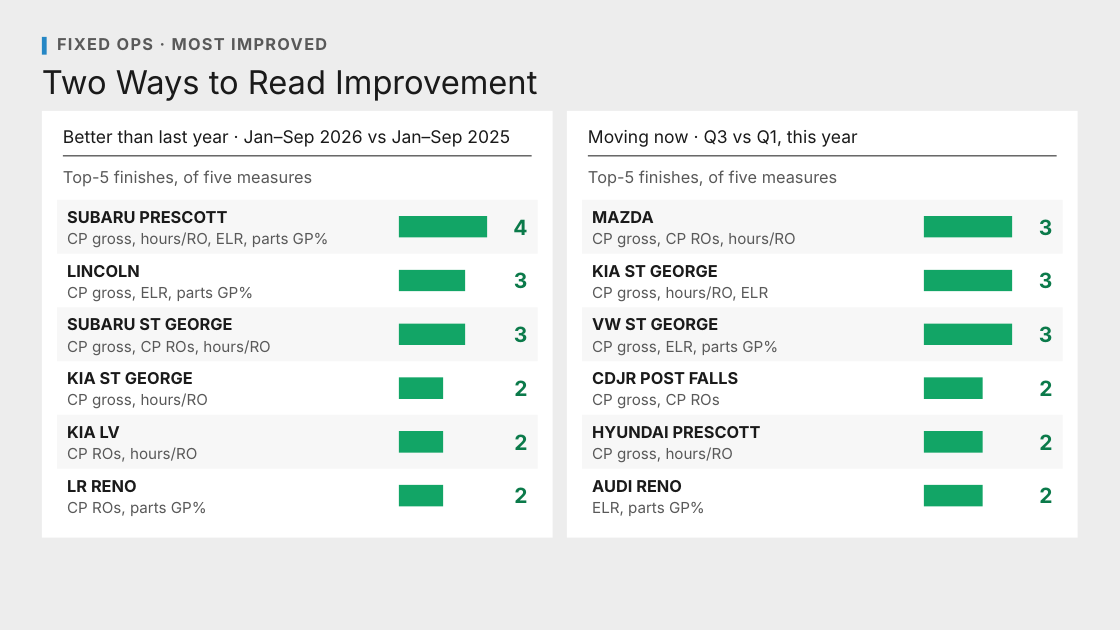
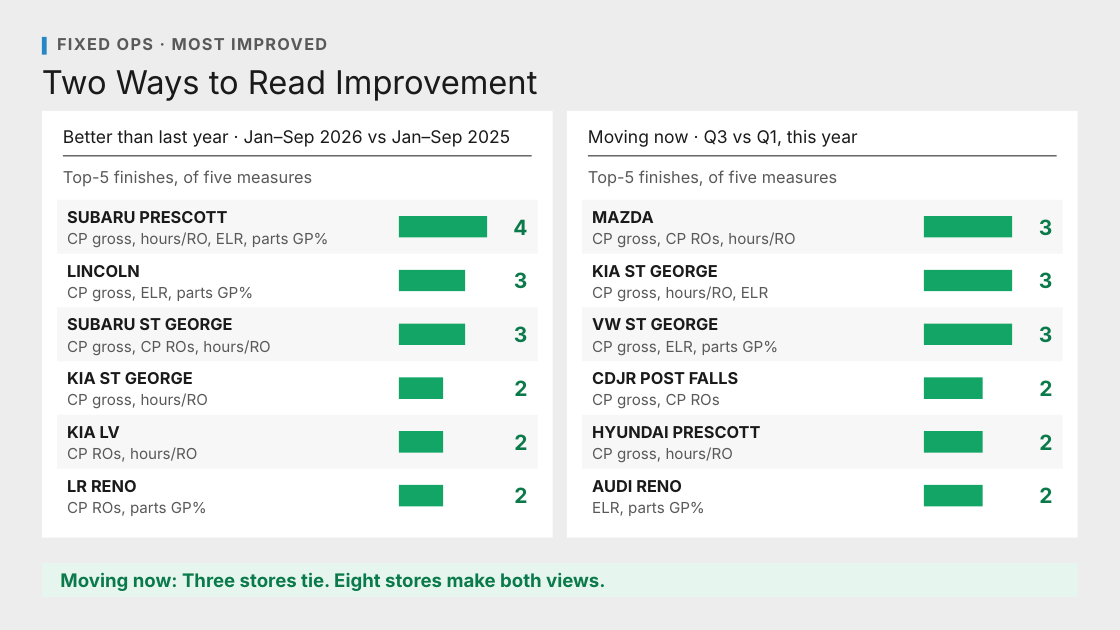
Before and after one commit to Ndresner/Noah, a slide deck: slide 157 of day2-deck/decks/Fixed Ops - Day 2 Example Test Deck.pptx. Drawn at 1120x630 pixels with LibreOffice and Linux fonts; fonts in the diff are those of the drawing. Boxes give left, top, right and bottom in pixels: in the first picture for what was removed or moved away, otherwise in the second. Text is boxed around its words. In the diff, an @@ line names an element or a change of style, - is before the commit and + after.

```diff
--- a/day2-deck/decks/Fixed Ops - Day 2 Example Test Deck.pptx
+++ b/day2-deck/decks/Fixed Ops - Day 2 Example Test Deck.pptx
@@ rectangle added at box(42, 563, 1078, 597), fill #E6F6EE @@
@@ text added at box(60, 572, 605, 591), 16 pt, text #0B7A4A, bold @@
+Moving now: Three stores tie. Eight stores make both views.
```
Also in this commit, not shown: 59 other slides changed, 35 other files.
